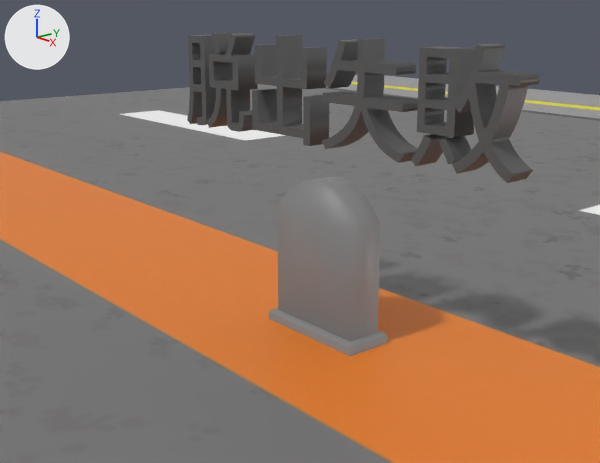
One commit to the Blender file Resources/LevelData/LoseStage/LoseStage.blend: the scene before it, then after it.
Both versions are drawn from a camera (50 mm lens) standing at (10.68, -9.48, 5.82) and looking at (0.73, -1.23, 2.26). Lighting does not change. The marker at upper left points along +X, +Y and +Z.

The older version as bpy lines, for what is in view:
```python
me_cube_025 = bpy.data.meshes.new('Cube.025')
me_cube_025.from_pydata(...)  # 187 vertices, 144 faces; spans x -0.45..0.45, y -1.13..1.13, z -0.19..2.83
me_cube_025.materials.append(mat_material_069)  # dark grey #5a5a5a
me_テキスト = bpy.data.meshes.new('テキスト')
me_テキスト.from_pydata(...)  # 2944 vertices, 2944 faces; spans x -1.97..1.97, y -0.38..0.54, z -0.23..0.23
me_テキスト.materials.append(mat_マテリアル_001)  # picture img_failedescape_png
me_平面 = bpy.data.meshes.new('平面')
me_平面.from_pydata(...)  # 4 vertices, 2 faces; spans x -40.0..40.0, y -40.0..40.0, z 0.0
me_平面.materials.append(mat_マテリアル)  # picture img_ground_png
ob_cemetery03_001 = bpy.data.objects.new('cemetery03.001', me_cube_025)
ob_cemetery03_001.location = (0.0, 0.0, 0.0)
ob_cemetery03_001.rotation_mode = 'YXZ'
ob_cemetery03_001.rotation_euler = (0.0, 0.0, 1.571)  # degrees (0, 0, 90)
ob_テキスト = bpy.data.objects.new('テキスト', me_テキスト)
ob_テキスト.location = (0.0, 0.0, 4.17)
ob_テキスト.rotation_euler = (1.571, 0.0, 0.0349)  # degrees (90, 0, 2)
ob_テキスト.scale = (2.0, 2.0, 1.0)
ob_平面 = bpy.data.objects.new('平面', me_平面)
ob_平面.location = (0.0, 0.0, 0.0)
```
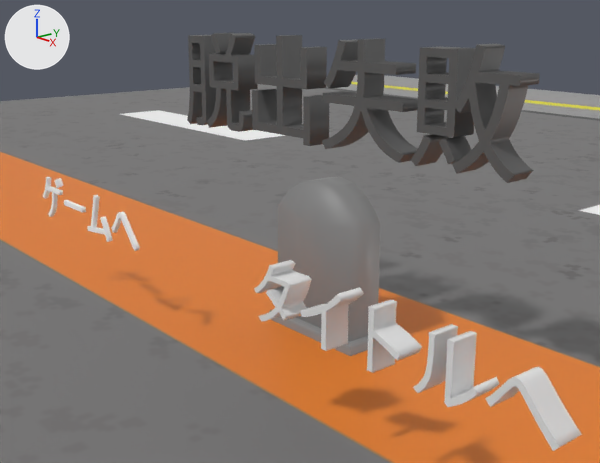
Pixel boxes [x1, y1, x2, y2] of what changed, in the pictures (600 x 463 px):
'テキスト.001', added
    after: [254, 260, 582, 451]
'テキスト.002', added
    after: [43, 177, 140, 251]

Diff of the bpy script that builds the scene:
```diff
--- a/Resources/LevelData/LoseStage/LoseStage.blend.py
+++ b/Resources/LevelData/LoseStage/LoseStage.blend.py
@@ img_togame_png @@
+img_togame_png = load_image('ToGame.png', 'ToGame/ToGame.png', 64, 64, 'sRGB')
@@ mat_マテリアル_003 @@
+mat_マテリアル_003 = principled_material('マテリアル.003')
+mat_マテリアル_003.texture = img_togame_png
@@ mat_マテリアル_002 @@
+mat_マテリアル_002 = principled_material('マテリアル.002')
+mat_マテリアル_002.base_color = (0.8, 0.8, 0.8)  # white #e7e7e7
@@ me_テキスト_002 @@
+me_テキスト_002.from_pydata(...)  # 920 vertices, 896 faces; spans x -1.95..1.95, y -0.36..0.53, z -0.04..0.04
+me_テキスト_002.materials.append(mat_マテリアル_003)  # picture img_togame_png
@@ me_テキスト_001 @@
+me_テキスト_001.from_pydata(...)  # 920 vertices, 896 faces; spans x -2.45..2.41, y -0.34..0.51, z -0.19..0.19
+me_テキスト_001.materials.append(mat_マテリアル_002)  # its picture is missing
@@ ob_テキスト_002 @@
+ob_テキスト_002 = bpy.data.objects.new('テキスト.002', me_テキスト_002)
+ob_テキスト_002.location = (-3.69, -2.82, 1.92)
+ob_テキスト_002.rotation_euler = (1.571, 0.0, -3.142)  # degrees (90, 0, -180)
@@ ob_テキスト_001 @@
+ob_テキスト_001 = bpy.data.objects.new('テキスト.001', me_テキスト_001)
+ob_テキスト_001.location = (4.34, -2.86, 1.93)
+ob_テキスト_001.rotation_euler = (1.571, 0.0, -3.142)  # degrees (90, 0, -180)
```
